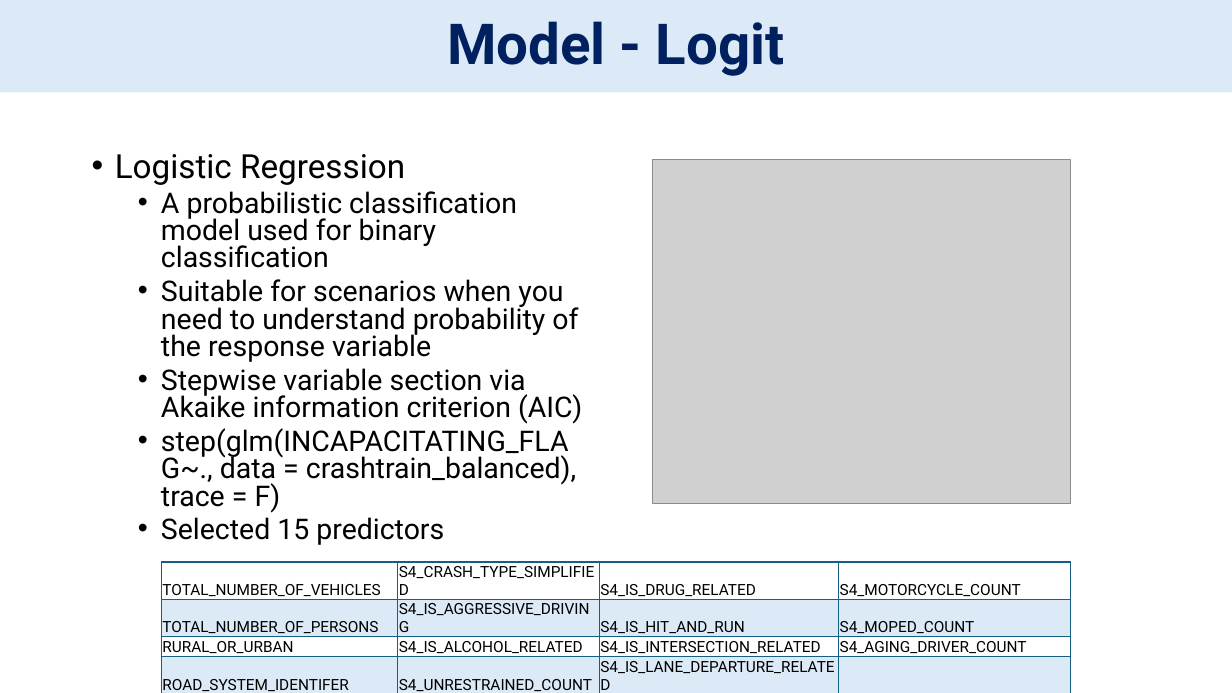
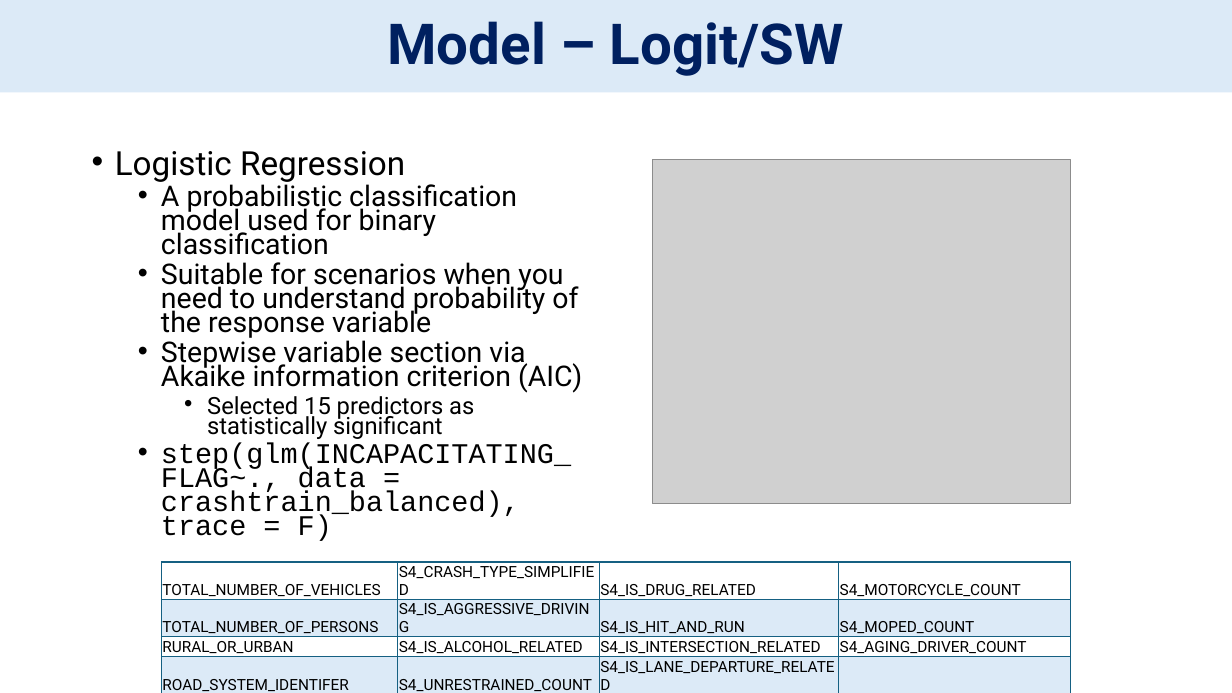
Before and after one commit to bofethe/signal-four, a slide deck: slide 9 of PredictiveCrashAnalysis.pptx. Drawn at 1232x693 pixels with LibreOffice and Linux fonts; fonts in the diff are those of the drawing; grey boxes stand for pictures. Boxes give left, top, right and bottom in pixels: in the first picture for what was removed or moved away, otherwise in the second. Text is boxed around its words. In the diff, an @@ line names an element or a change of style, - is before the commit and + after.

```diff
--- a/PredictiveCrashAnalysis.pptx
+++ b/PredictiveCrashAnalysis.pptx
@@ title at (387,21,844,76): text changed @@
-Model - Logit
+Model – Logit/SW
@@ text at (115,151,582,541): font Roboto to Courier New in "step(glm(INCAPACITATING_FLAG~., data = crashtrain_balanced), ..."; line spacing 0.8 to 0.7 @@
@@ text at (207,396,474,439): paragraph added @@
+    • Selected 15 predictors as statistically significant
@@ text at (161,517,444,545): paragraph removed @@
-  • Selected 15 predictors
```
Also in this commit, not shown: 3 other slides changed, 3 other files.
